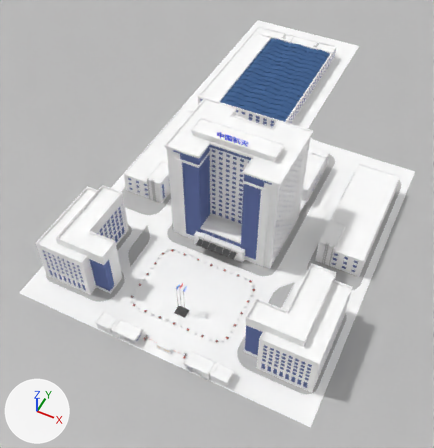
The FBX model trunk/Assets/ArtRes/Model/HK_Scenes/waijing_01.fbx, before and after one commit.
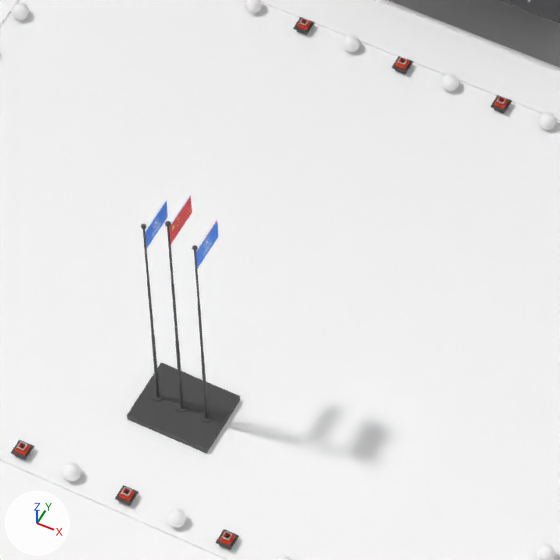
There are two pictures of each version: one whole from a 50 mm lens placed at (15.11, -42.96, 41.0), pointed at (-1.7, -9.34, -1.03), one close up on the part from 36% to 54% of the width and 57% to 74% of the height. The axes (+X, +Y, +Z) are drawn at lower left. The lights are the same throughout. Where no turn or scale is listed for an object, it has been applied to the vertices. Vertices at the same position are counted once.

The first close-up shows 'dimianA_01', 'hangtianlou_02', 'lvhuadai_07'.
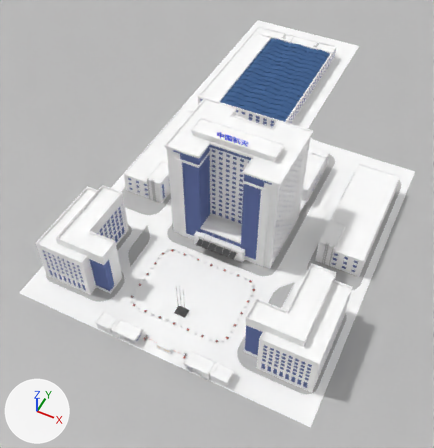
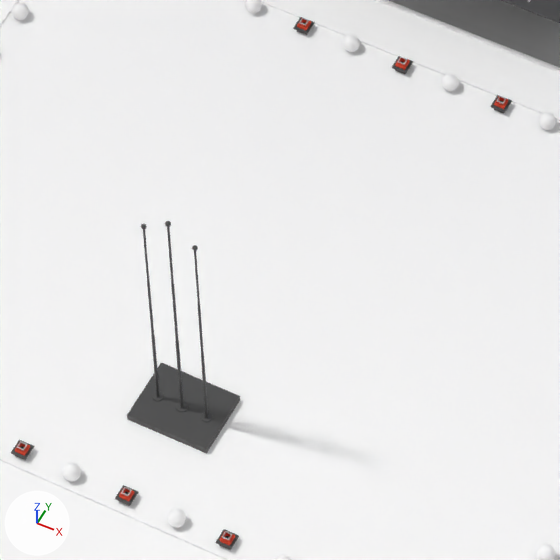
Pixel boxes (x1, y1, x2, y2) of what changed, in the close-ups (560 x 560 px):
```json
{"part": 1, "of": "me_mesh_008", "change": "deleted", "before": [145, 201, 168, 247]}
{"part": 2, "of": "me_mesh_008", "change": "deleted", "before": [196, 221, 218, 269]}
{"part": 3, "of": "me_mesh_008", "change": "cut back", "before": [169, 195, 192, 244], "on screen": "red"}
```

The change, as JSON lines over the scene's bpy script:
```json
{"block": "me_mesh_008", "where": "# used by ob_dimiana_01; location = (0.29, -0.04, 1.69)"}
{"op": "remove", "block": "me_mesh_008", "code": "me_mesh_008.from_pydata(...)  # 29444 vertices, 57694 faces; spans x -12.8..12.8, y -24.3..24.3, z -1.8..1.8"}
{"op": "remove", "block": "me_mesh_008", "code": "me_mesh_008.materials.append(mat_guoqi_m)  # picture img_guoqi_d_jpg"}
{"op": "add", "block": "me_mesh_008", "code": "me_mesh_008.from_pydata(...)  # 29384 vertices, 57640 faces; spans x -12.8..12.8, y -24.3..24.3, z -1.8..1.8"}
{"block": "me_mesh_008", "change": "me_mesh_008 part 1: the loose piece of 20 vertices spanning x -0.2, y -19.9..-19.4, z 1.1..1.4 is deleted"}
{"block": "me_mesh_008", "change": "me_mesh_008 part 2: the loose piece of 20 vertices spanning x 0.4, y -19.9..-19.4, z 1.2..1.4 is deleted"}
{"block": "me_mesh_008", "change": "me_mesh_008 part 3"}
{"block": "me_mesh_008", "change": "20 vertices are removed from x 0.1, y -19.9..-19.4, z 1.4..1.7"}
{"block": "me_mesh_008", "change": "52 faces are deleted"}
{"block": "me_mesh_008", "change": "34 new faces join them, mat_heise_01_m (dark grey #484848)"}
```
